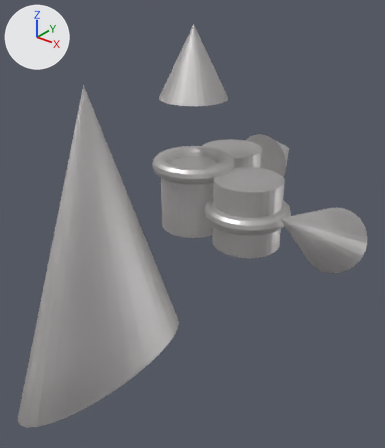
Before and after pictures for a commit that changed the glTF model complex_import/meshes/structure.gltf.
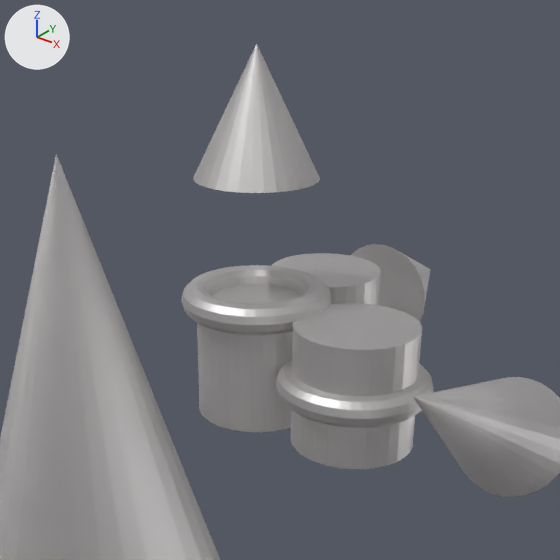
Each version appears first whole from a camera (50 mm lens) standing at (9.58, -12.03, 6.43) and looking at (1.14, -1.47, -0.11), and next in a close-up on the part from 14% to 94% of the width and 0% to 69% of the height. The lights are fixed; the arrows at upper left show +X, +Y and +Z. Where no turn or scale is listed for an object, it has been applied to the vertices.

Objects in the first close-up: 'Cone/SY3Z4', 'Cone/SZ+2', 'Cone/TY+5/RX-90', 'Cone/TZ+4', 'Cylinder/Centered', 'Cylinder/TX+2', 'Cylinder/TY+2', 'Torus/TX+2', 'Torus/TZ+1'.
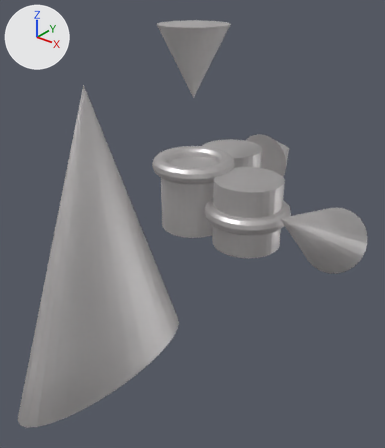
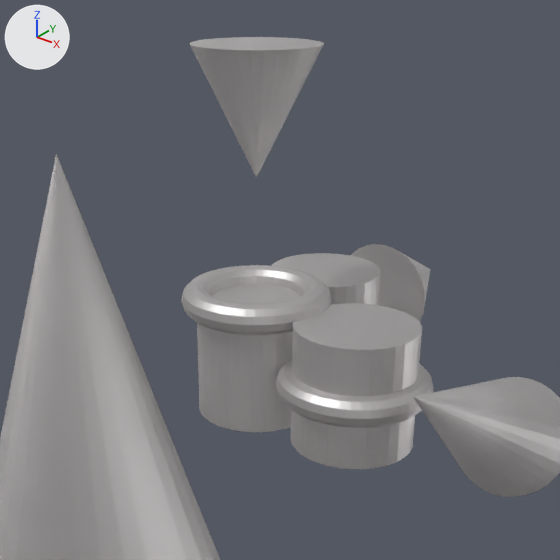
What differs and where, as boxes (x1, y1, x2, y2) in the close-ups (560 x 560 px):
'Cone/TZ+4', rescaled
    before: (193, 44, 320, 193)
    after: (190, 37, 324, 178)

The change, as a diff of the scene's bpy script:
```diff
--- a/complex_import/meshes/structure.gltf.py
+++ b/complex_import/meshes/structure.gltf.py
@@ ob_cone_tz_4 @@
 ob_cone_tz_4.location = (0.0, -4.0, 0.0)
+ob_cone_tz_4.scale = (1.0, -1.0, 1.0)
```
